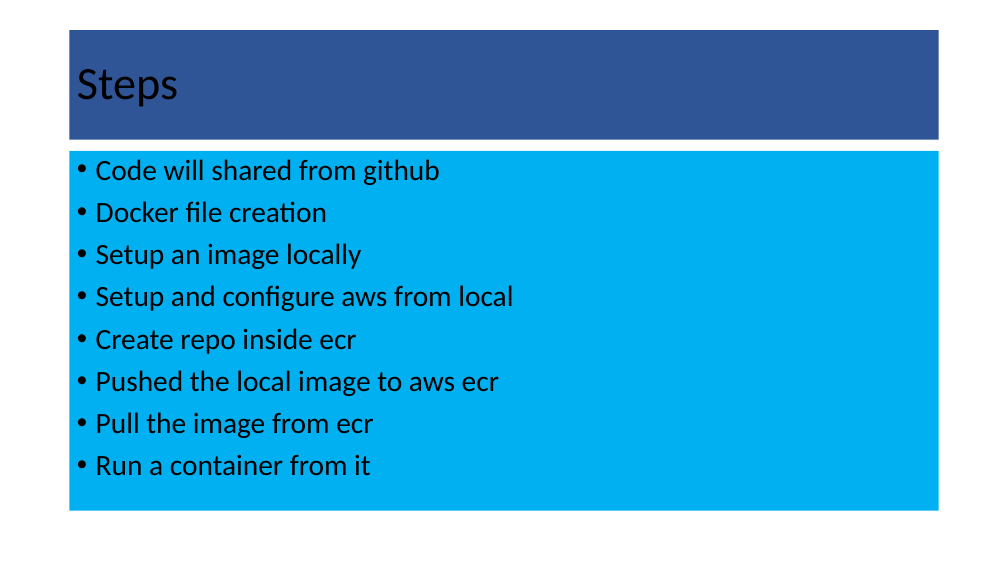
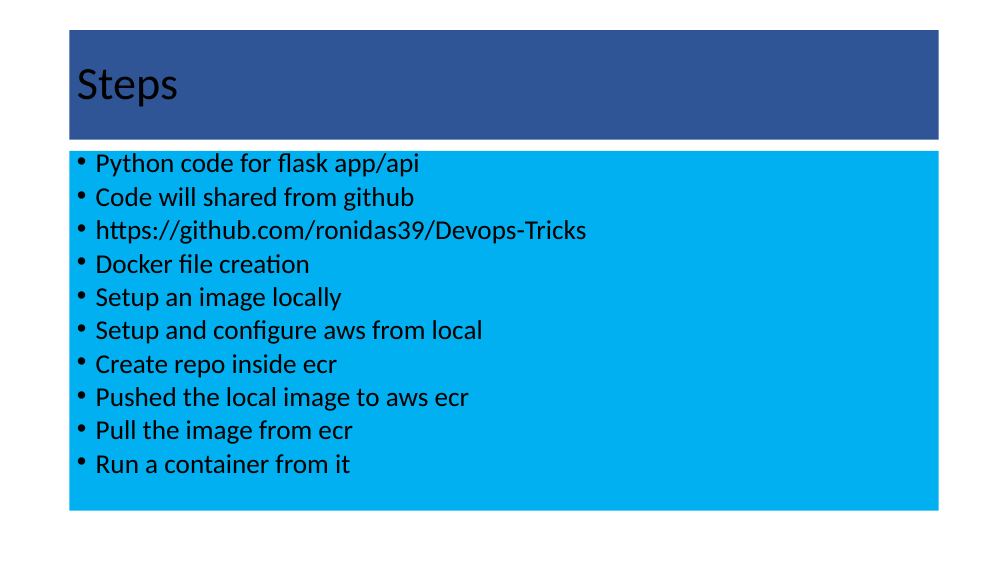
Before and after one commit to ronidas39/Devops-Tricks, a slide deck: slide 2 of DAY01_20220921/DEVOPS_TRICKS_DAY01_21092022.pptx. Drawn at 1008x567 pixels with LibreOffice and Linux fonts; fonts in the diff are those of the drawing. Boxes give left, top, right and bottom in pixels: in the first picture for what was removed or moved away, otherwise in the second. Text is boxed around its words. In the diff, an @@ line names an element or a change of style, - is before the commit and + after.

```diff
--- a/DAY01_20220921/DEVOPS_TRICKS_DAY01_21092022.pptx
+++ b/DAY01_20220921/DEVOPS_TRICKS_DAY01_21092022.pptx
@@ text at box(96, 150, 419, 177): paragraph added @@
+• Python code for flask app/api
@@ text at box(96, 187, 483, 474): size 28 to 25.9 pt in "Code will shared from github", "Docker file creation", "Setup an image locally", "Setup and configure aws from local" and 4 more places; line spacing 0.9 to 0.7 @@
@@ text at box(96, 220, 587, 244): paragraph added @@
+• https://github.com/ronidas39/Devops-Tricks
```
Also in this commit, not shown: 5 other files.
